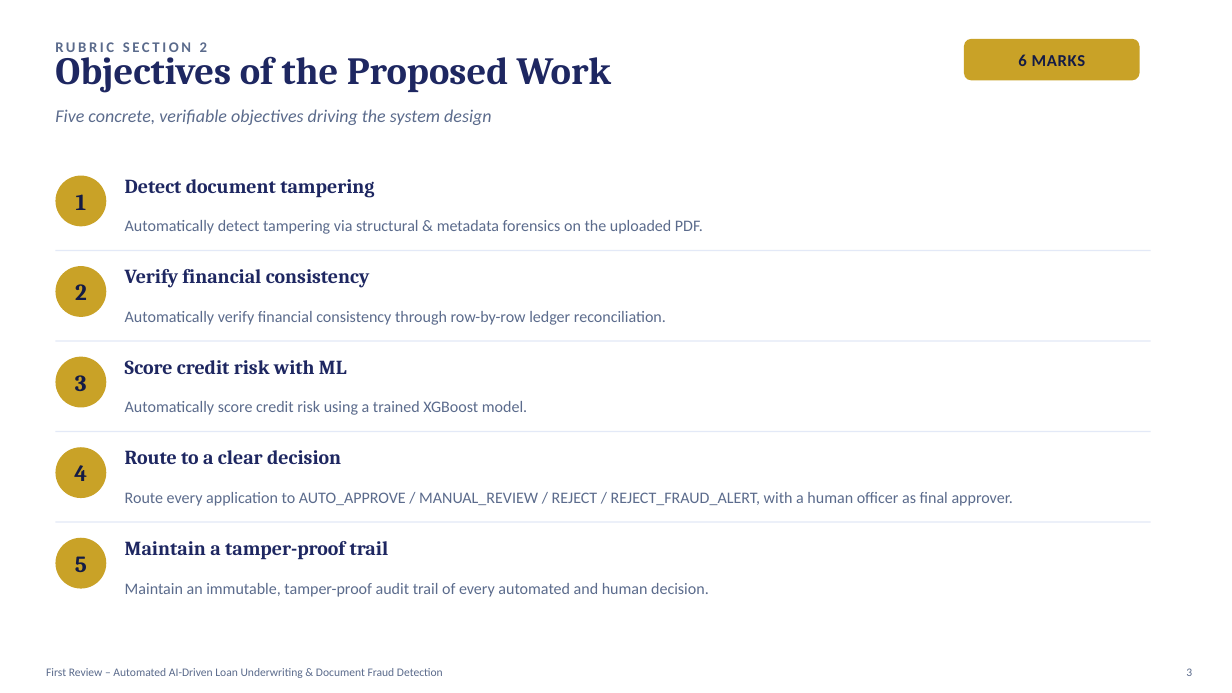
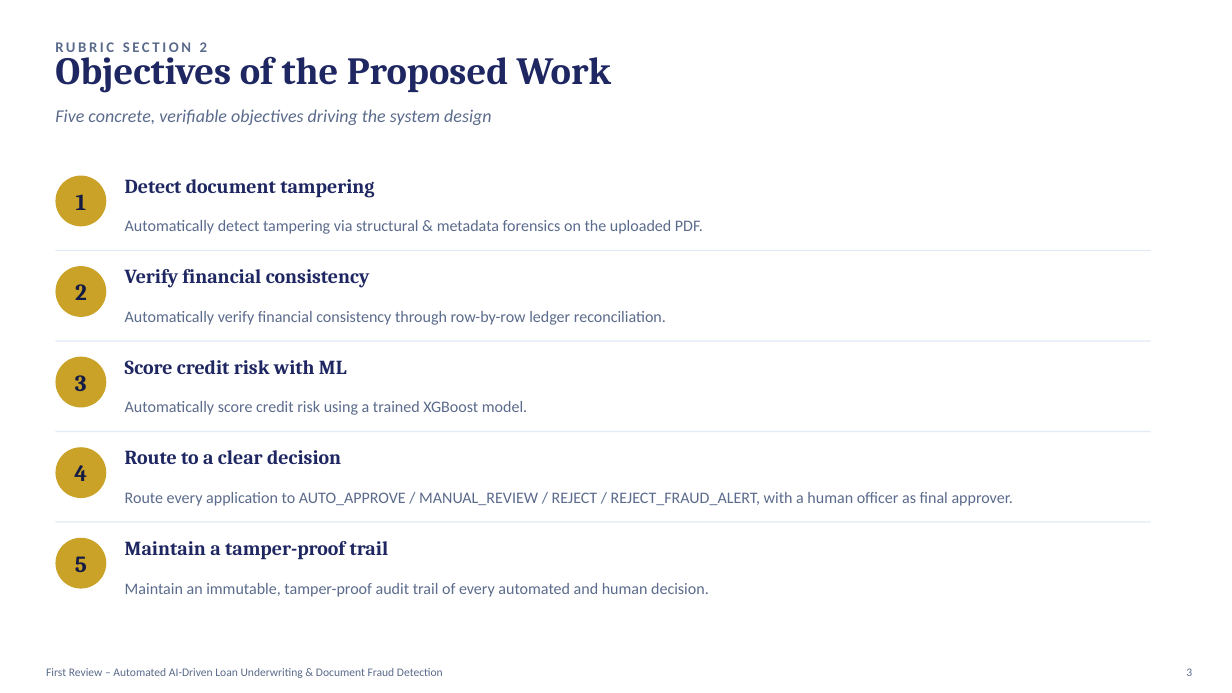
Before and after one commit to naresh-srinivasan/loan_tampering, a slide deck: slide 3 of Review-Presentation-Rubric.pptx. Drawn at 1232x693 pixels with LibreOffice and Linux fonts; fonts in the diff are those of the drawing. Boxes give left, top, right and bottom in pixels: in the first picture for what was removed or moved away, otherwise in the second. Text is boxed around its words. In the diff, an @@ line names an element or a change of style, - is before the commit and + after.

```diff
--- a/Review-Presentation-Rubric.pptx
+++ b/Review-Presentation-Rubric.pptx
@@ rounded rectangle removed at bbox=[964, 39, 1140, 80] @@
@@ text removed at bbox=[1018, 54, 1085, 66] @@
-6 MARKS
```
Also in this commit, not shown: 5 other slides changed, 2 slides added, 1 slide removed.
